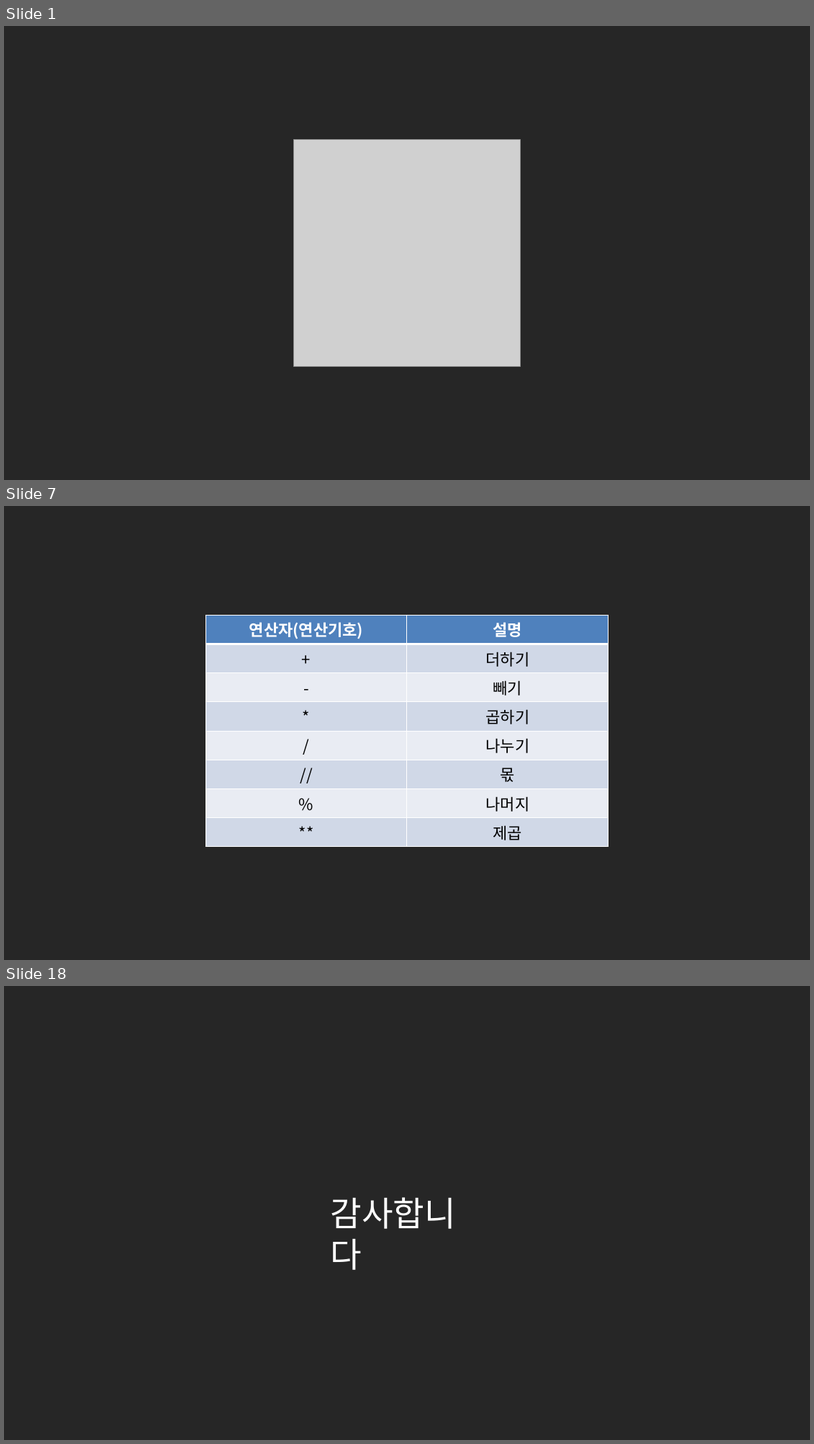
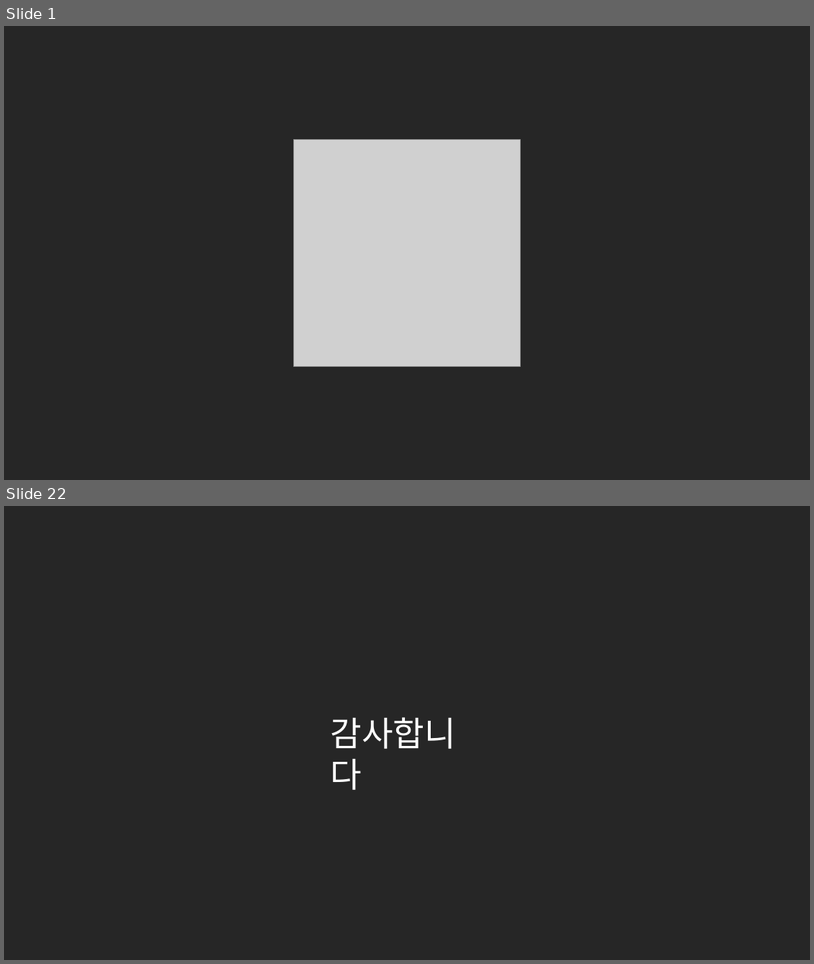
Before and after one commit to kwonkijun/python, a slide deck: 파이썬기초(PPT)/NEW_2021버전/파이썬 기초 7강_리스트.pptx. Shown one above the other, each under a label of ours: slides 1, 7 and 18 before the commit, slides 1 and 22 after it; the slides between them are not shown. The pictures are 814x1444 and 814x964 pixels, drawn with LibreOffice and Linux fonts; fonts in the diff are those of the drawing; grey boxes stand for pictures. Boxes give left, top, right and bottom in pixels: in the first picture for what was removed or moved away, otherwise in the second. Text is boxed around its words. In the diff, an @@ line names an element or a change of style, - is before the commit and + after.

```diff
--- a/파이썬기초(PPT)/NEW_2021버전/파이썬 기초 7강_리스트.pptx
+++ b/파이썬기초(PPT)/NEW_2021버전/파이썬 기초 7강_리스트.pptx
@@ slide 7 removed at (4, 506, 810, 960), background #262626 @@
@@ table removed at (206, 615, 608, 851), 8 rows, 2 columns @@
-연산자(연산기호) | 설명
-+ | 더하기
-- | 빼기
-* | 곱하기
-/ | 나누기
-// | 몫
-% | 나머지
-** | 제곱
@@ what was slide 18 is now slide 22 @@
```
Also in this commit, not shown: 20 slides added, 15 other slides removed, 4 other files.
